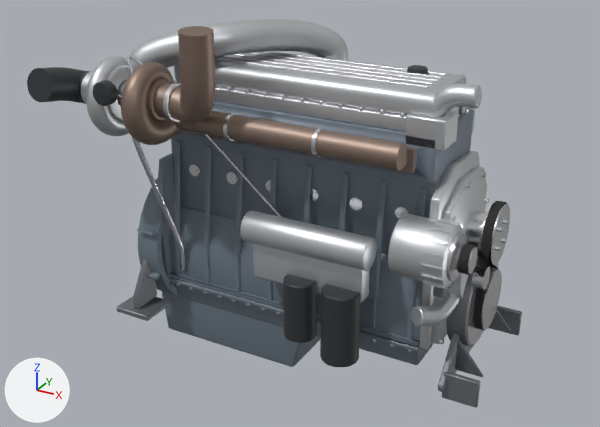
The glTF model blender/salida/qsm11.glb: old version first, new version second.
The view is the same before and after, from a camera (50 mm lens) standing at (1202.0, -2286.0, 1292.0) and looking at (-6.0, -91.0, 194.0). Every picture has the same lights, and +X, +Y and +Z are marked at lower left. The older version comes first. Where no turn or scale is listed for an object, it has been applied to the vertices.

The first picture shows 'alternador', 'bloque', 'carcasa_engranajes', 'carcasa_volante', 'carter', 'colector_escape', 'conducto_aire', 'culata', 'enfriador_aceite', 'filtros_aceite', 'tapa_balancines', 'turbo' and 12 more.
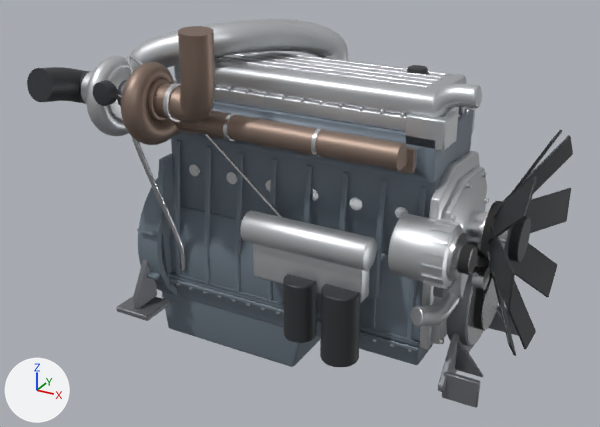
Pixel boxes [x1, y1, x2, y2] of what changed, in the pictures (600 x 427 px):
'ventilador', added: after [487, 130, 573, 356]

Patch to the scene script:
```diff
--- a/blender/salida/qsm11.glb.py
+++ b/blender/salida/qsm11.glb.py
@@ me_ventilador_001 @@
+me_ventilador_001.from_pydata(...)  # 688 vertices, 1340 faces; spans x -73.0..73.0, y -338.0..338.0, z -338.0..338.0
+me_ventilador_001.materials.append(mat_negro)  # dark grey #383c3f
@@ ob_ventilador @@
+ob_ventilador = bpy.data.objects.new('ventilador', me_ventilador_001)
+ob_ventilador.location = (688.0, 19.0, 216.0)
```
